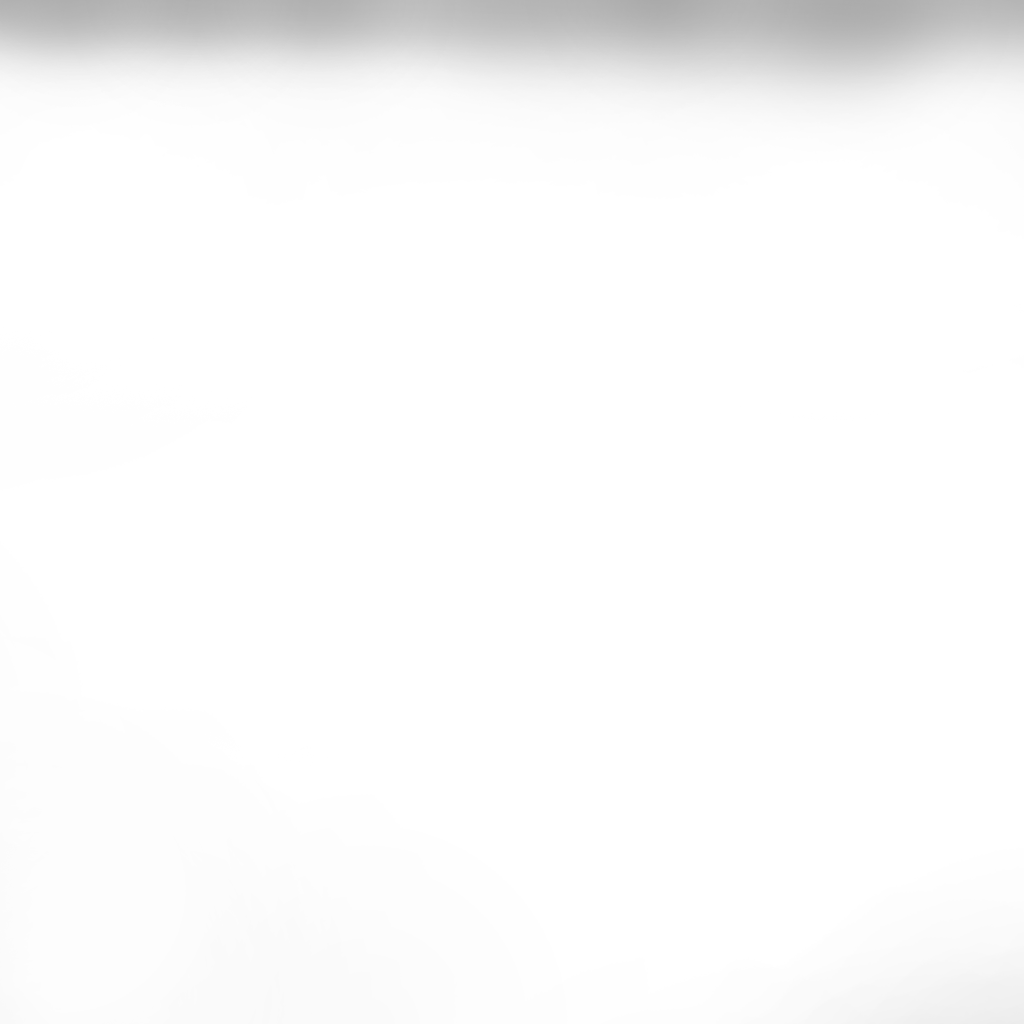
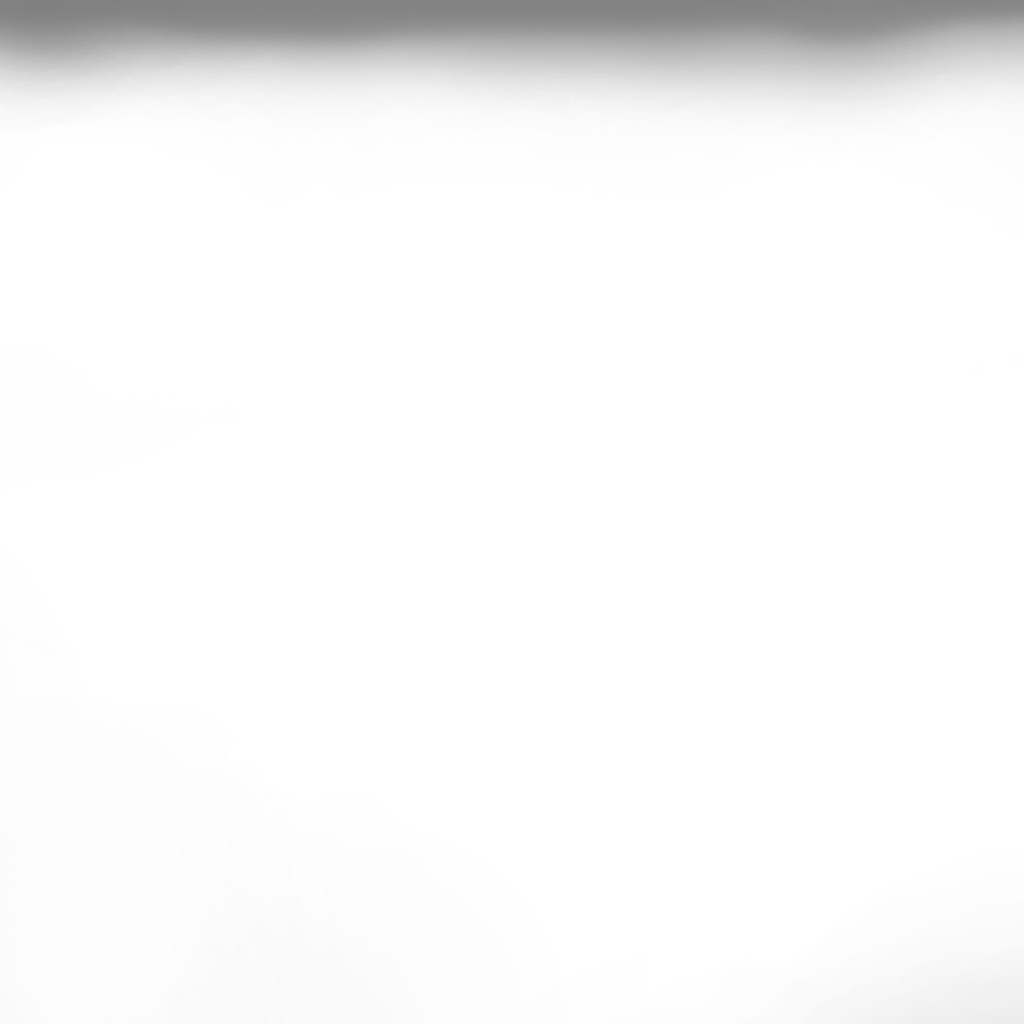
Layered file, before and after one edit (1024x1024). Changes by layer:
painted on "Layer 2" over [0,0,1024,131]
